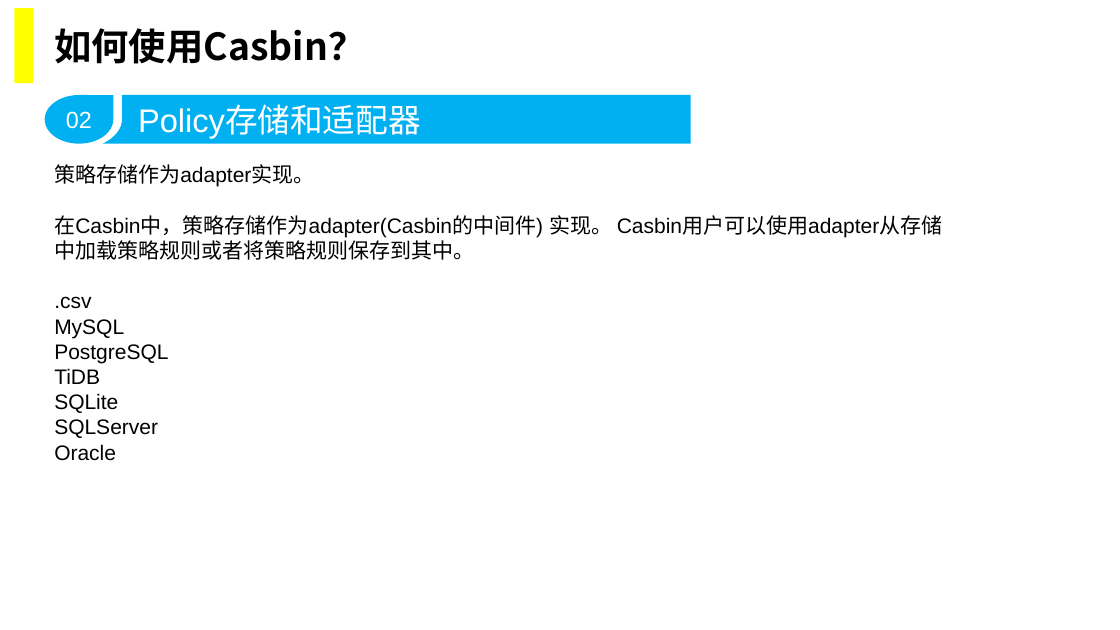
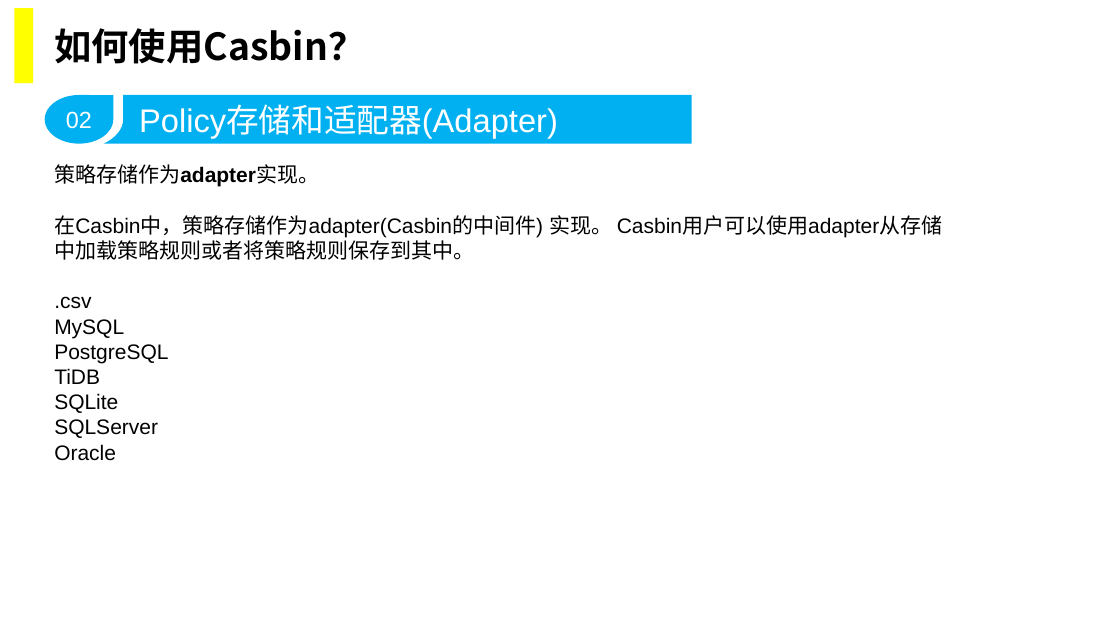
Before and after one commit to marvinang/learn_rust, a slide deck: slide 19 of casbin.pptx. Drawn at 1120x630 pixels with LibreOffice and Linux fonts; fonts in the diff are those of the drawing; background and template pictures are left out. Boxes give left, top, right and bottom in pixels: in the first picture for what was removed or moved away, otherwise in the second. Text is boxed around its words. In the diff, an @@ line names an element or a change of style, - is before the commit and + after.

```diff
--- a/casbin.pptx
+++ b/casbin.pptx
@@ freeform shape "Policy存储和适配器(Adapter)" at bbox=[104, 95, 692, 144]: outline redrawn @@
@@ text in freeform shape at bbox=[139, 106, 558, 138]: text changed @@
-Policy存储和适配器
+Policy存储和适配器(Adapter)
@@ text at bbox=[54, 164, 319, 187]: bold on in "策略存储作为adapter实现。" @@
```
Also in this commit, not shown: 12 other slides changed, 2 slides added.
